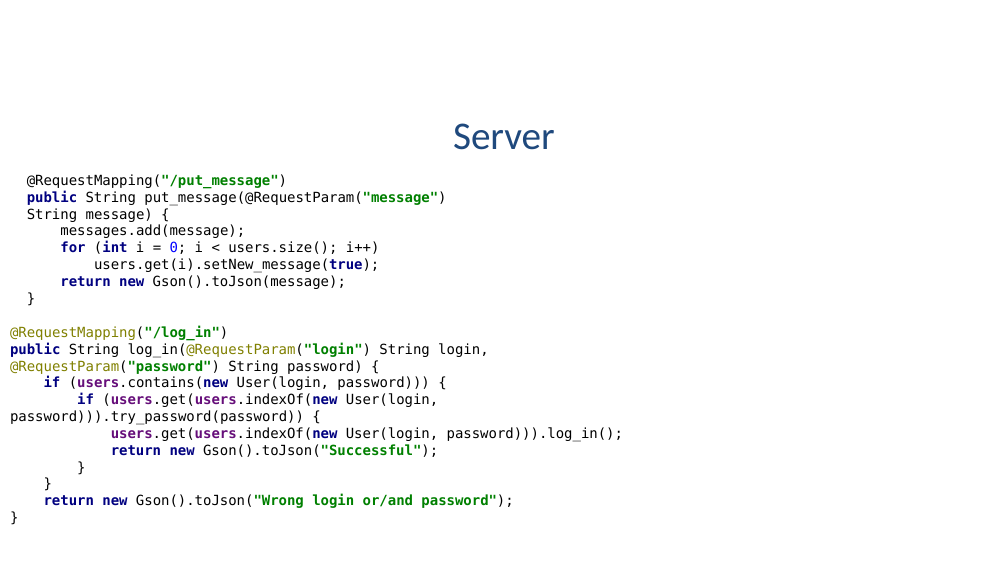
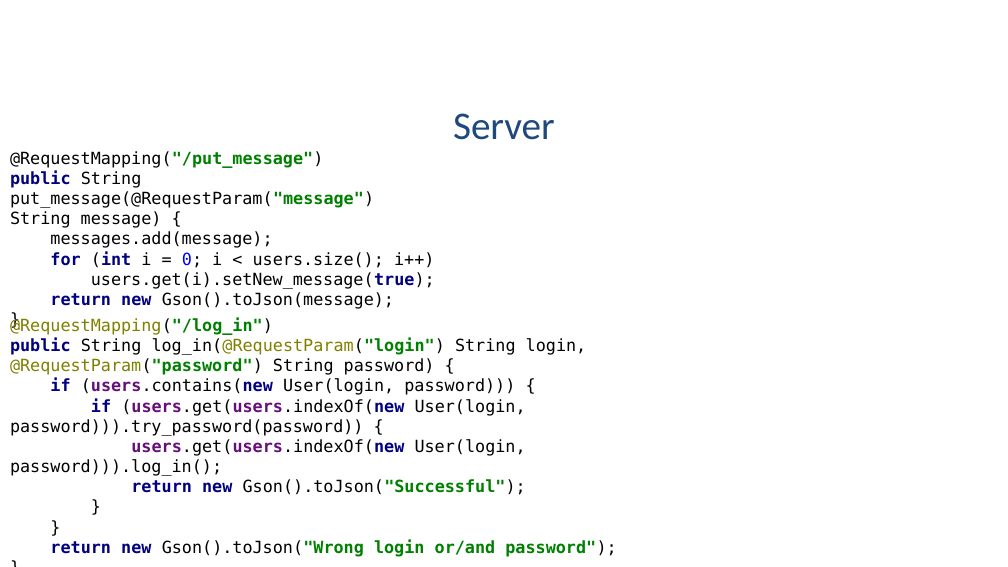
Before and after one commit to Vaneyk1973/FinalProject, a slide deck: slide 8 of Путь к вершине.pptx (slide 6 before the commit). Drawn at 1008x567 pixels with LibreOffice and Linux fonts; fonts in the diff are those of the drawing; background and template pictures are left out. Boxes give left, top, right and bottom in pixels: in the first picture for what was removed or moved away, otherwise in the second. Text is boxed around its words. In the diff, an @@ line names an element or a change of style, - is before the commit and + after.

```diff
--- a/Путь к вершине.pptx
+++ b/Путь к вершине.pptx
@@ title "Server": place and size @@
-title "Server" at bbox=[453, 123, 555, 150]
+title "Server" at bbox=[453, 113, 555, 140]
@@ rectangle "@RequestMapping("/put_message") public String put_message(@R ..." at bbox=[0, 152, 446, 326]: size 10 to 12 pt @@
@@ rectangle "@RequestMapping("/put_message") public String put_message(@R ...": place and size @@
-rectangle "@RequestMapping("/put_message") public String put_message(@R ..." at bbox=[27, 174, 446, 289]
+rectangle "@RequestMapping("/put_message") public String put_message(@R ..." at bbox=[0, 152, 446, 326]
@@ text "@RequestMapping("/log_in") public String log_in(@RequestPara ..." at bbox=[10, 318, 616, 557]: size 10 to 12 pt @@
```
Also in this commit, not shown: 4 other slides changed, 3 slides added, 11 other files.
